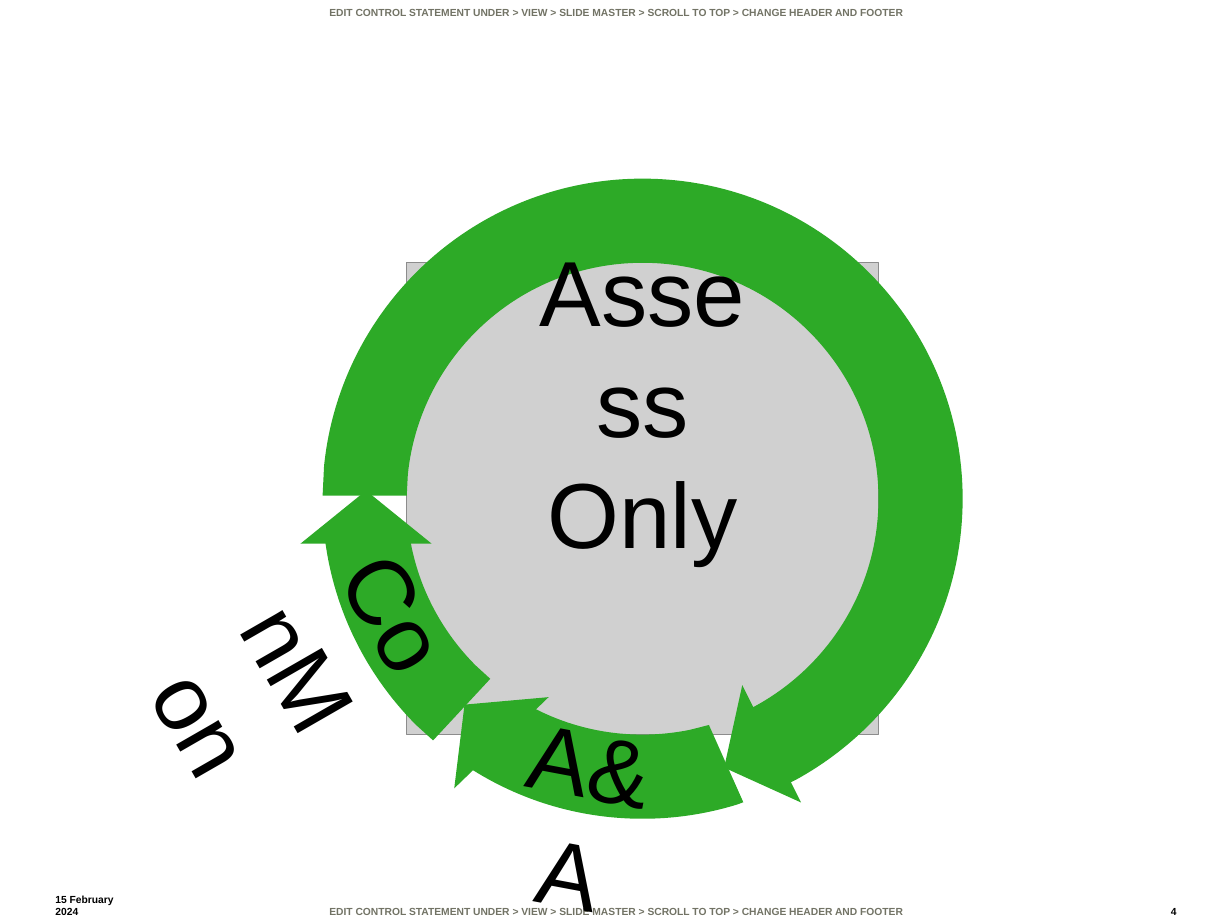
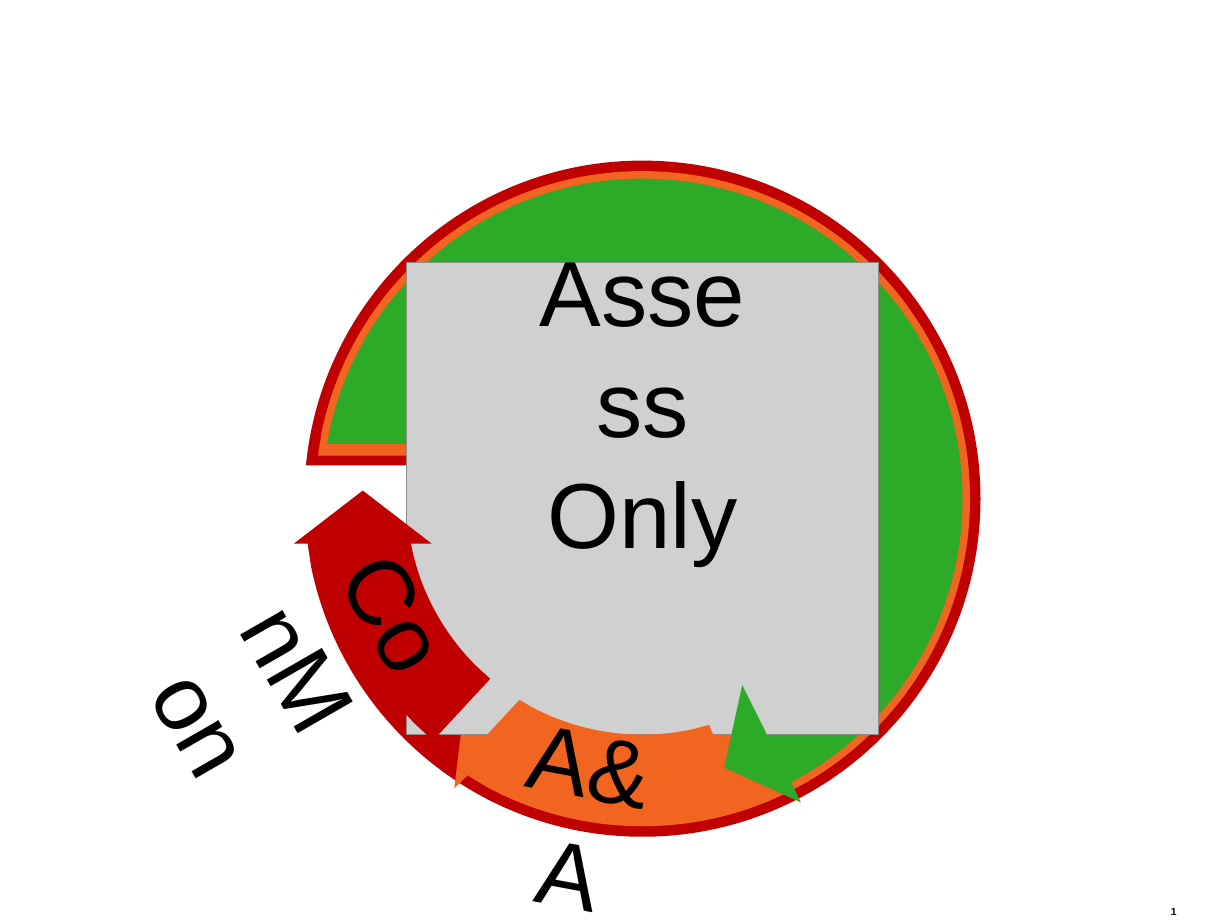
Before and after one commit to squinky86/SwATips, a slide deck: slide 1 of tips/20240212.rmfwheel.pptx (slide 4 before the commit). Drawn at 1232x924 pixels with LibreOffice and Linux fonts; fonts in the diff are those of the drawing; grey boxes stand for pictures; background and template pictures are left out. Boxes give left, top, right and bottom in pixels: in the first picture for what was removed or moved away, otherwise in the second. Text is boxed around its words. In the diff, an @@ line names an element or a change of style, - is before the commit and + after.

```diff
--- a/tips/20240212.rmfwheel.pptx
+++ b/tips/20240212.rmfwheel.pptx
@@ text removed at <box>329,9,903,16</box> @@
-EDIT CONTROL STATEMENT UNDER > VIEW > SLIDE MASTER > SCROLL TO TOP > CHANGE HEADER AND FOOTER
@@ freeform shape added at <box>306,160,979,837</box>, fill #C00000 @@
@@ freeform shape added at <box>318,171,970,827</box>, fill #F16521 @@
@@ freeform shape at <box>328,179,963,790</box>: rotation 66 to 0 degrees; outline redrawn @@
@@ triangle at <box>294,490,432,543</box>: fill #2DAA27 to #C00000 @@
@@ triangle: place and size @@
-triangle at <box>301,490,432,543</box>
+triangle at <box>294,490,432,543</box>
@@ freeform shape at <box>310,494,505,753</box>: fill #2DAA27 to #C00000 @@
@@ triangle removed at <box>418,659,549,789</box> @@
@@ freeform shape at <box>447,634,743,901</box>: fill #2DAA27 to #F16521 @@
@@ freeform shape added at <box>457,700,536,775</box>, fill #F16521 @@
@@ freeform shape added at <box>455,769,468,788</box>, fill #F16521 @@
@@ text removed at <box>55,895,114,915</box> @@
-15 February 2024
@@ text removed at <box>329,908,903,915</box> @@
-EDIT CONTROL STATEMENT UNDER > VIEW > SLIDE MASTER > SCROLL TO TOP > CHANGE HEADER AND FOOTER
@@ page number at <box>1171,908,1177,915</box>: text changed @@
-4
+1
```
Also in this commit, not shown: 16 slides removed.
